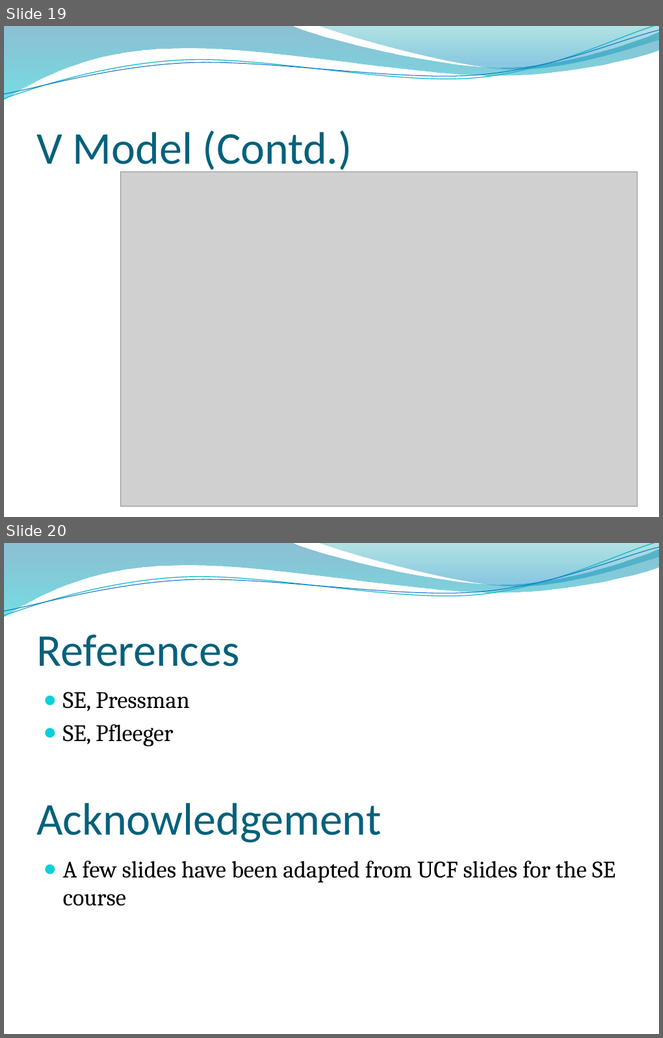
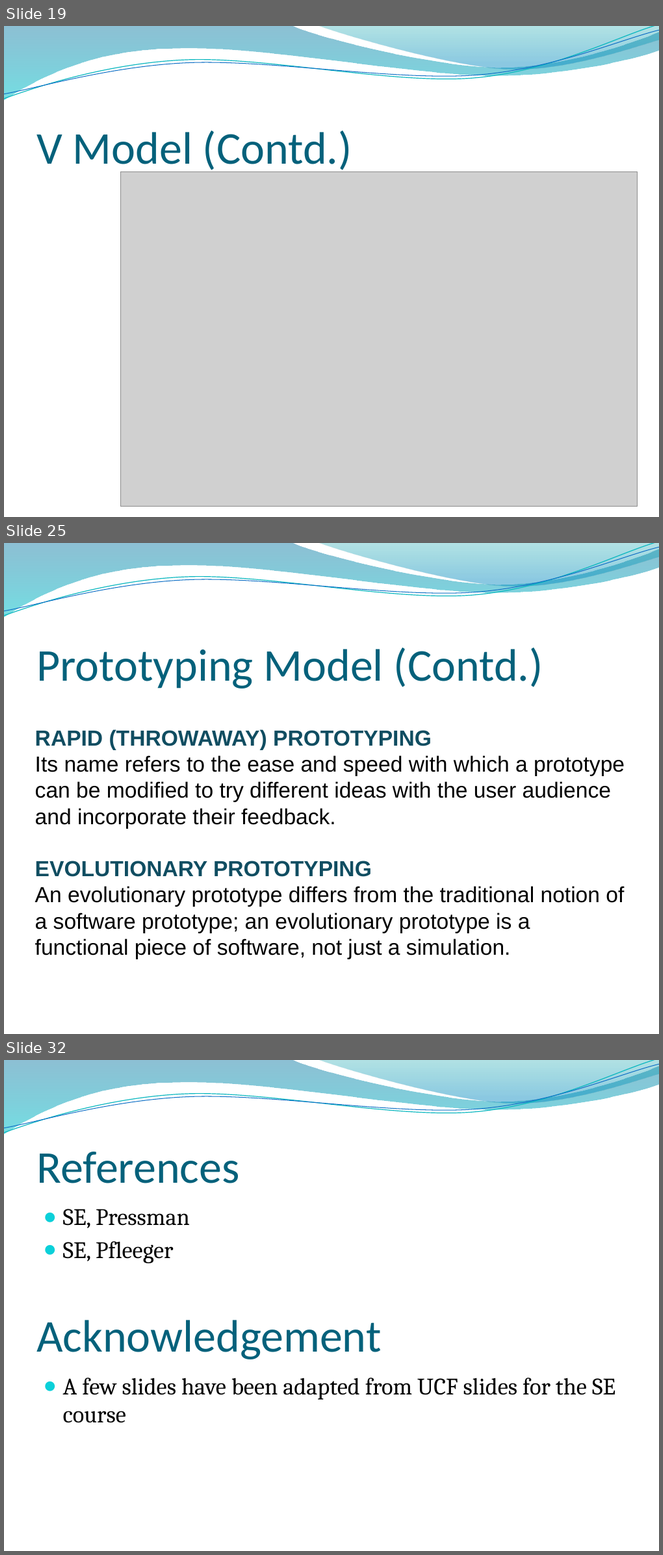
Before and after one commit to abdulsaboor938/Semester-4, a slide deck: Software Engineering/Slides/Lecture 3-4 Software Process Models 20200926 A.pptx. Shown one above the other, each under a label of ours: slides 19 and 20 before the commit, slides 19, 25 and 32 after it; the slides between them are not shown. The pictures are 663x1038 and 663x1555 pixels, drawn with LibreOffice and Linux fonts; fonts in the diff are those of the drawing; grey boxes stand for pictures; background and template pictures are left out. Boxes give left, top, right and bottom in pixels: in the first picture for what was removed or moved away, otherwise in the second. Text is boxed around its words. In the diff, an @@ line names an element or a change of style, - is before the commit and + after.

```diff
--- a/Software Engineering/Slides/Lecture 3-4 Software Process Models 20200926 A.pptx
+++ b/Software Engineering/Slides/Lecture 3-4 Software Process Models 20200926 A.pptx
@@ slide 25 added at (4,543,659,1034), background picture (left out); not listed: 4 template elements that a slide beside it also shows @@
@@ title added at (36,648,544,689), 50 pt, text #04617B @@
+Prototyping Model (Contd.)
@@ text added at (35,730,625,960), 24 pt, text #000000 @@
+RAPID (THROWAWAY) PROTOTYPING
+Its name refers to the ease and speed with which a prototype can be modified to try different ideas with the user audience and incorporate their feedback.
+EVOLUTIONARY PROTOTYPING
+An evolutionary prototype differs from the traditional notion of a software prototype; an evolutionary prototype is a functional piece of software, not just a simulation.
@@ what was slide 20 is now slide 32 @@
```
Also in this commit, not shown: 4 slides changed, 12 other slides added, 1 slide removed, 3 other files.
